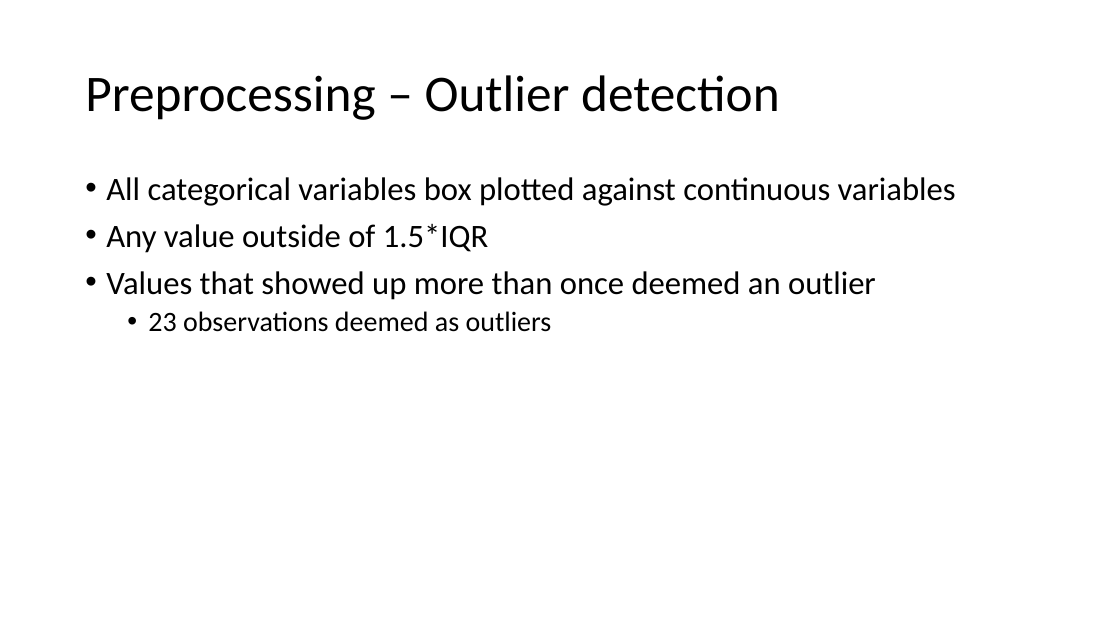
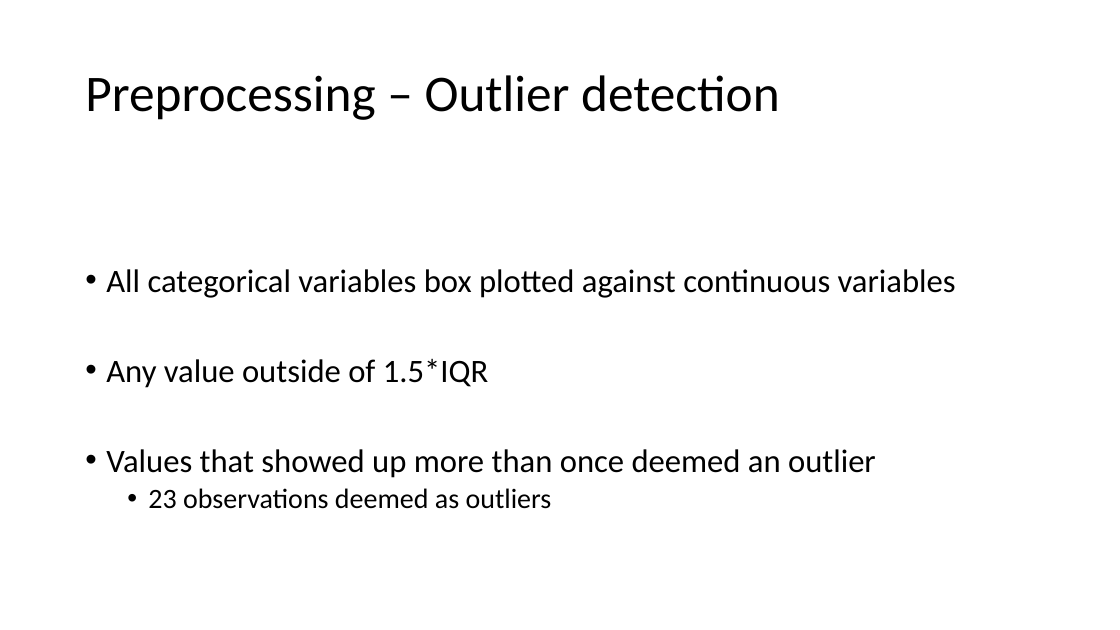
Before and after one commit to donaldsonm731/Asthma_Prediction, a slide deck: slide 7 of Mid_Semester_Pres.pptx. Drawn at 1120x630 pixels with LibreOffice and Linux fonts; fonts in the diff are those of the drawing. Boxes give left, top, right and bottom in pixels: in the first picture for what was removed or moved away, otherwise in the second. Text is boxed around its words. In the diff, an @@ line names an element or a change of style, - is before the commit and + after.

```diff
--- a/Mid_Semester_Pres.pptx
+++ b/Mid_Semester_Pres.pptx
@@ text "All categorical variables box plotted ..." at [106,269,956,509]: vertical alignment top to middle @@
@@ text at [106,269,956,478]: line spacing 0.9 to 2 @@
```
Also in this commit, not shown: 4 other slides changed.
